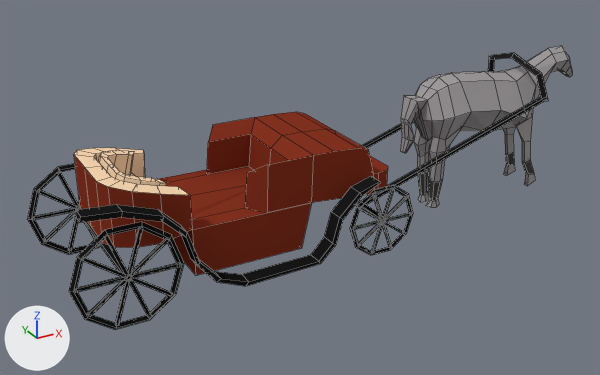
The Blender file The Overcoat/Assets/Models(blend)/Exterior/carier.blend: old version first, new version second.
Before and after are seen from a 50 mm lens placed at (-2.17, -4.12, 2.46), pointed at (0.0, -0.17, 0.49). The axes (+X, +Y, +Z) are drawn at lower left. The lights are the same throughout. Mesh edges are drawn as thin lines.

Before the edit, the objects in view are built like this:
```python
me_cylinder = bpy.data.meshes.new('Cylinder')
me_cylinder.from_pydata(...)  # 842 vertices, 729 faces; spans x -1.7..3.5, y -2.9..1.9, z -12.9..5.5
me_cylinder.materials.append(mat_material)
ob_cylinder = bpy.data.objects.new('Cylinder', me_cylinder)
ob_cylinder.location = (1.033, -0.166, 0.797)
ob_cylinder.rotation_euler = (0.143, 1.61, 0.14)  # degrees (8.2, 92, 8)
ob_cylinder.scale = (0.196, 0.196, 0.196)
```
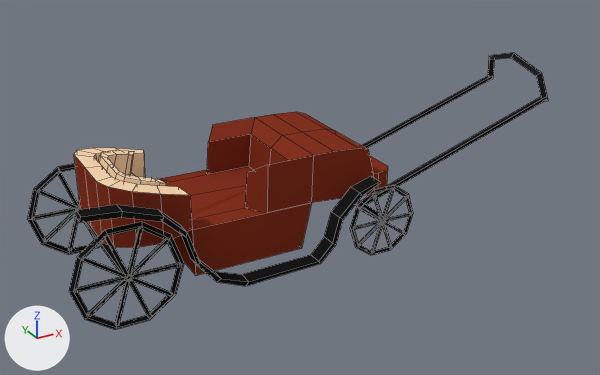
What changed in the scene script:
```text
Change me_cylinder:
    where me_cylinder.from_pydata(...)  # 842 vertices, 729 faces; spans x -1.7..3.5, y -2.9..1.9, z -12.9..5.5
    used by ob_cylinder; location = (1.033, -0.166, 0.797); rotation_euler = (0.143, 1.61, 0.14), in degrees (8.2, 92, 8); scale = (0.196, 0.196, 0.196)
    me_cylinder part 1: the loose piece of 260 vertices spanning x -1.7..3.2, y -1.2..1.2, z -1.5..5.5 is deleted
```

Changed parts and their boxes [x1, y1, x2, y2] in the pictures (600 x 375 px):
'Cylinder', reshaped: before [27, 46, 573, 330]; after [27, 52, 548, 330]
part 1 of me_cylinder, deleted: before [400, 46, 573, 207]
